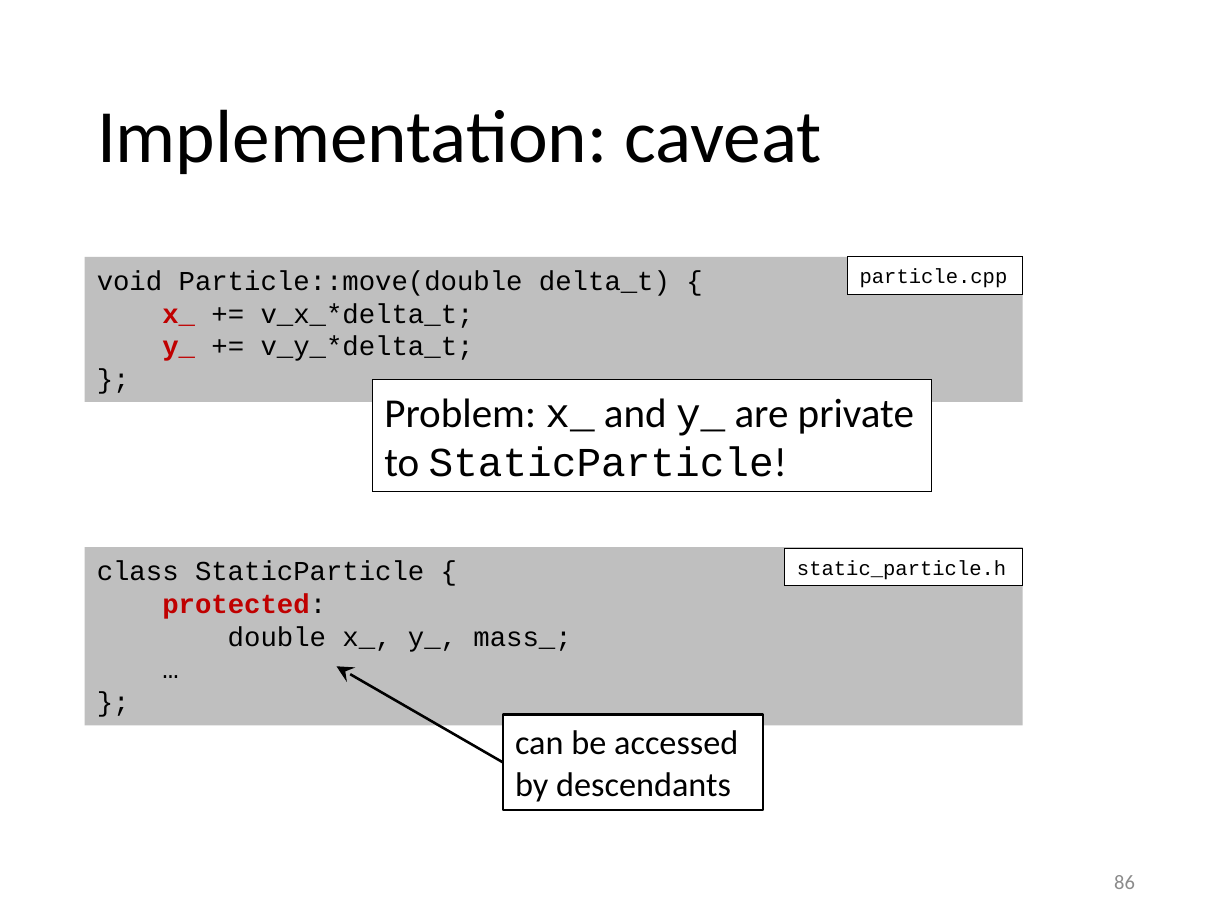
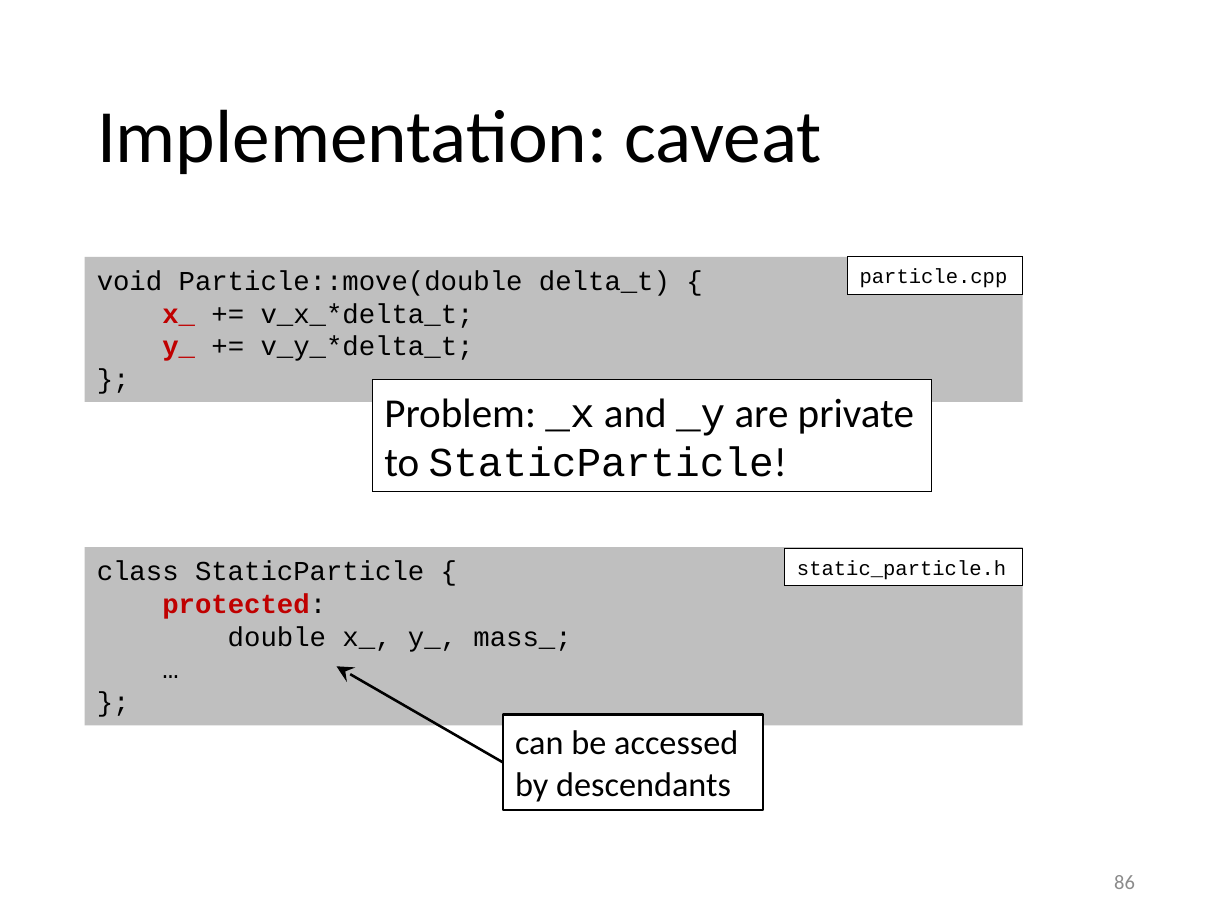
Before and after one commit to gjbex/Scientific-C-plus-plus, a slide deck: slide 86 of scientific_cpp.pptx. Drawn at 1232x924 pixels with LibreOffice and Linux fonts; fonts in the diff are those of the drawing. Boxes give left, top, right and bottom in pixels: in the first picture for what was removed or moved away, otherwise in the second. Text is boxed around its words. In the diff, an @@ line names an element or a change of style, - is before the commit and + after.

Commit message:
Clean up mess created by typo in branch name

```diff
--- a/scientific_cpp.pptx
+++ b/scientific_cpp.pptx
@@ text in rectangle at [384,398,914,477]: text changed @@
-Problem: x_ and y_ are private
-to StaticParticle!
+Problem: _x and _y are private
+to StaticParticle!
```
Also in this commit, not shown: 15 other slides changed.
